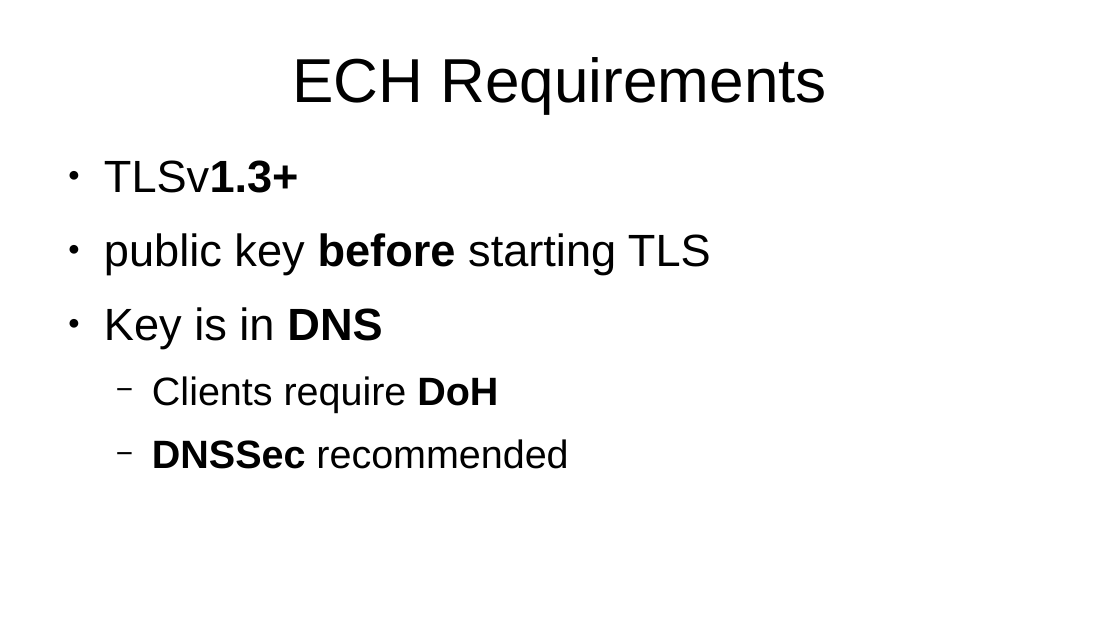
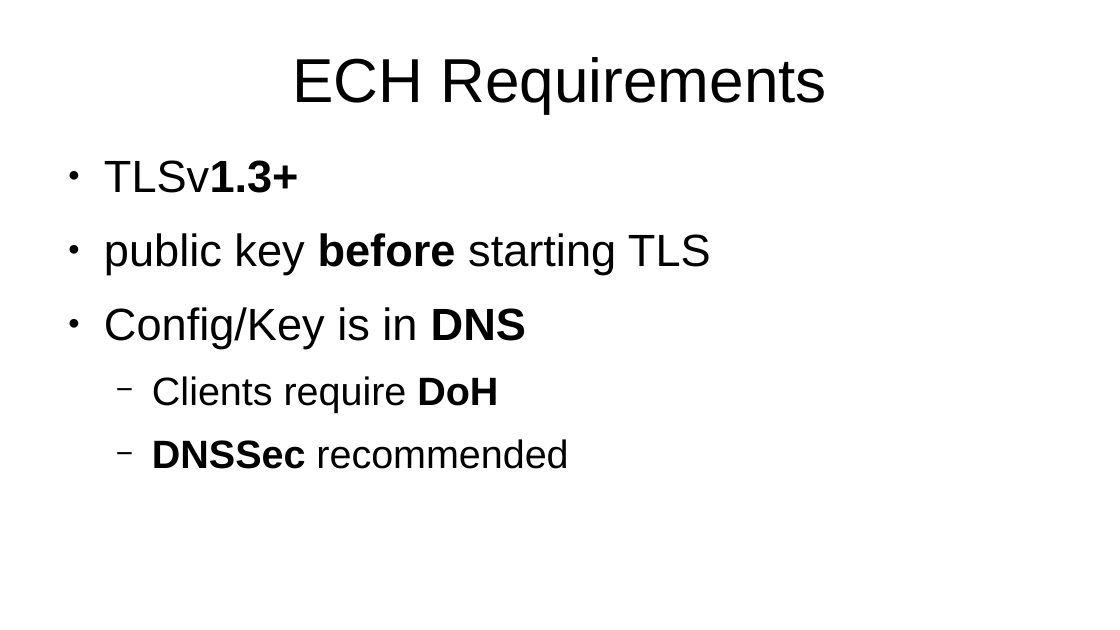
Before and after one commit to certtools/defo-security-analysis, a slide deck: slide 3 of stammtisch/presentation.odp (slide 4 before the commit). Drawn at 1120x630 pixels with LibreOffice and Linux fonts; fonts in the diff are those of the drawing. Boxes give left, top, right and bottom in pixels: in the first picture for what was removed or moved away, otherwise in the second. Text is boxed around its words. In the diff, an @@ line names an element or a change of style, - is before the commit and + after.

```diff
--- a/stammtisch/presentation.odp
+++ b/stammtisch/presentation.odp
@@ text at <box>104,307,526,349</box>: text changed @@
-● Key is in DNS
+● Config/Key is in DNS
```
Also in this commit, not shown: 2 other slides changed, 2 slides added, 1 slide removed.
